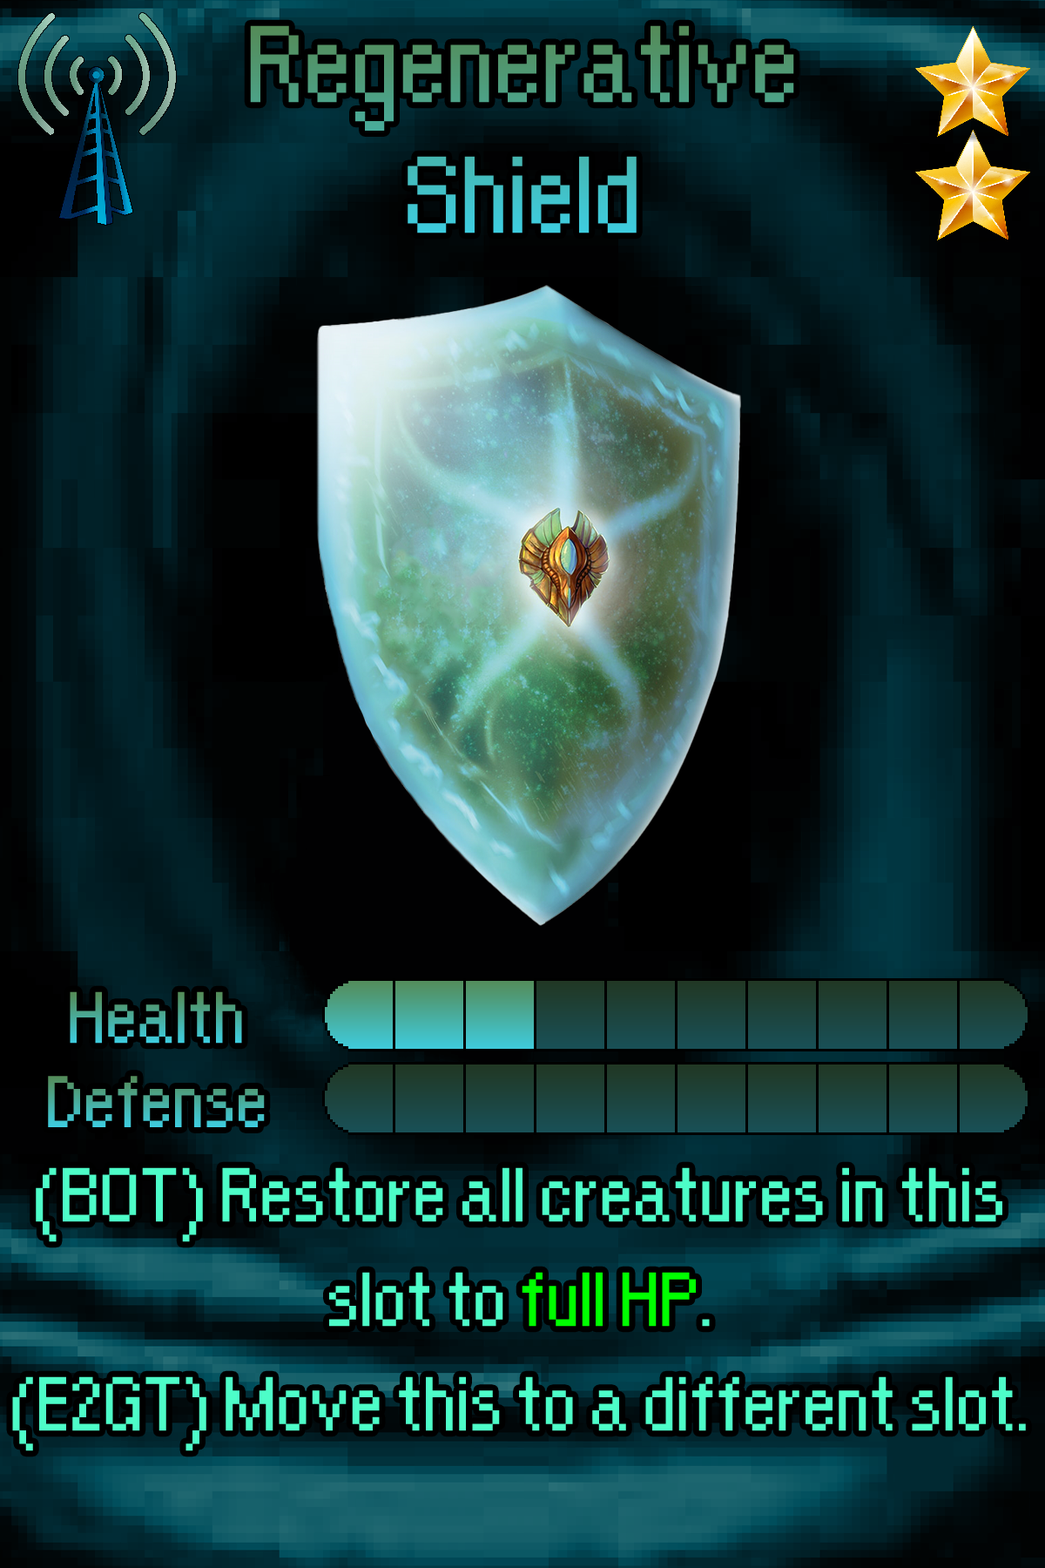
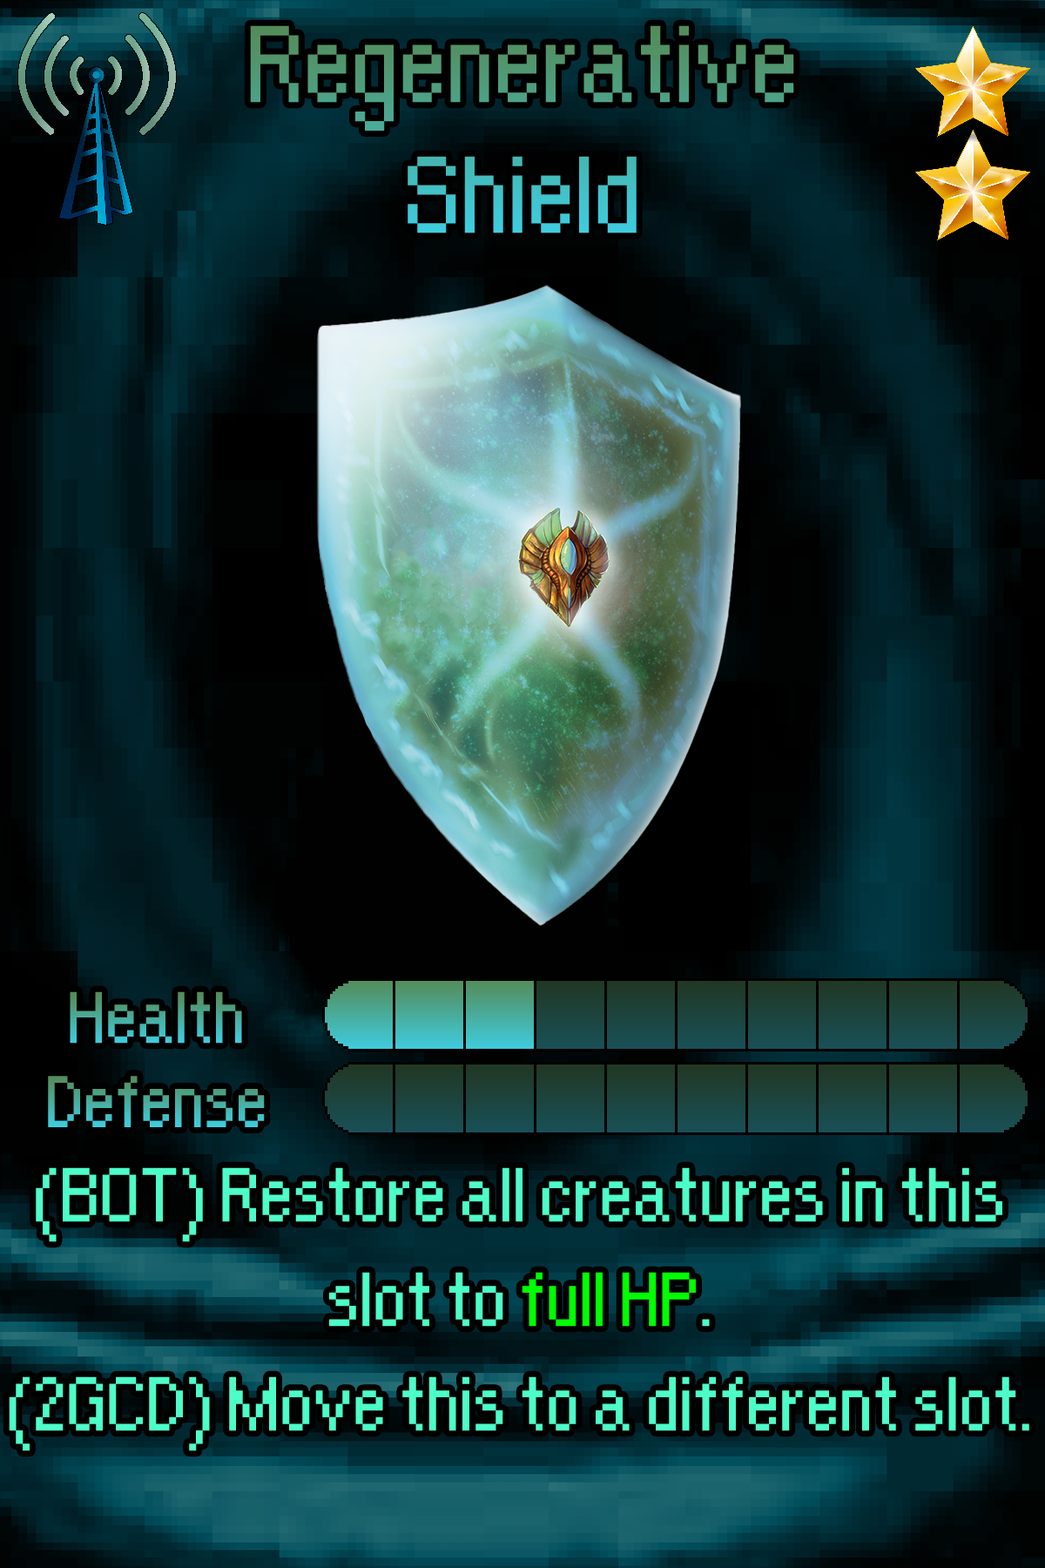
Layer changes from the first 1045px x 1568px image to the second:
painted on "Ability" over [8, 1376, 1030, 1452]